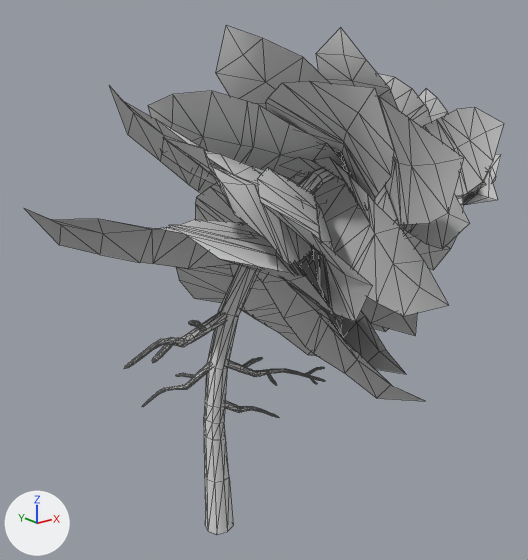
A saved change to the glTF model public/glb/stylized_nature_pack/PineTree_4.glb.
One viewpoint serves both versions: a 50 mm lens placed at (-3.39, -5.23, 4.26), pointed at (0.75, -0.05, 2.19). Lighting does not change. The marker at lower left points along +X, +Y and +Z. Mesh edges are drawn as thin lines. Where no turn or scale is listed for an object, it has been applied to the vertices.

Objects in the first picture: 'PineTree_4'.
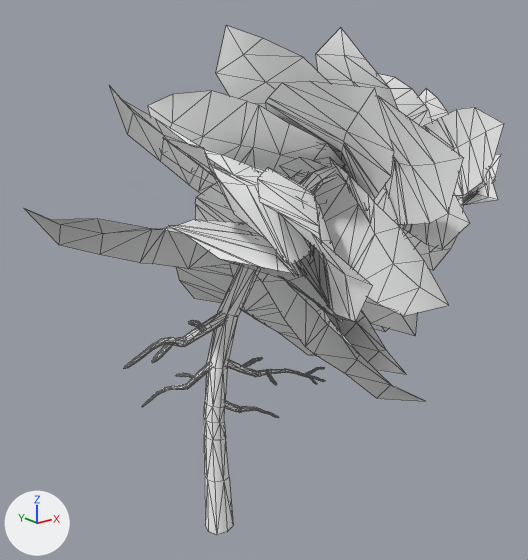
Where the newer file only moved an object's origin or applied its transform, the numbers keep the older frame.

Location of each change, [x1, y1, x2, y2] in pixels of the pictures (528 x 560 px):
'PineTree_4', recoloured, surface changed: [27, 26, 504, 534] in both

What the commit changed:
Material 'PineTree_Bark' (mat_pinetree_bark) changes colour from white #e7e7e7 to white #ffffff; in linear values from (0.8, 0.8, 0.8) to (1.0, 1.0, 1.0).
In material 'PineTree_Bark' (mat_pinetree_bark), metallic goes from 0.4 to 1.0.
Material 'PineTree_Leaves' (mat_pinetree_leaves) changes colour from white #e7e7e7 to white #ffffff; in linear values from (0.8, 0.8, 0.8) to (1.0, 1.0, 1.0).
In material 'PineTree_Leaves' (mat_pinetree_leaves), metallic goes from 0.4 to 1.0.
